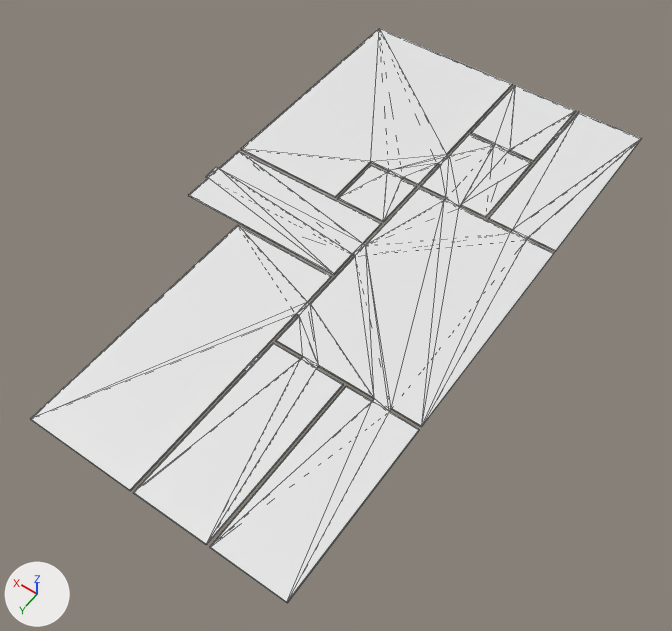
What one commit did to the OBJ model models/Floor_rotated.obj.
Rendered twice from a 50 mm lens placed at (-30.1, 47.3, 38.8), pointed at (-11.4, 21.0, -2.5). Every picture has the same lights, and +X, +Y and +Z are marked at lower left. The picture after the commit comes second. Mesh edges are drawn as thin lines. Where no turn or scale is listed for an object, it has been applied to the vertices.

The older version as bpy lines, for what is in view:
```python
me_extruded_001 = bpy.data.meshes.new('Extruded.001')
me_extruded_001.from_pydata(...)  # 180 vertices, 348 faces; spans x -19.8..0.0, y 0.2..36.4, z -0.1..0.0
ob_extruded_001 = bpy.data.objects.new('Extruded.001', me_extruded_001)
ob_extruded_001.location = (0.0, 0.0, 0.0)
```
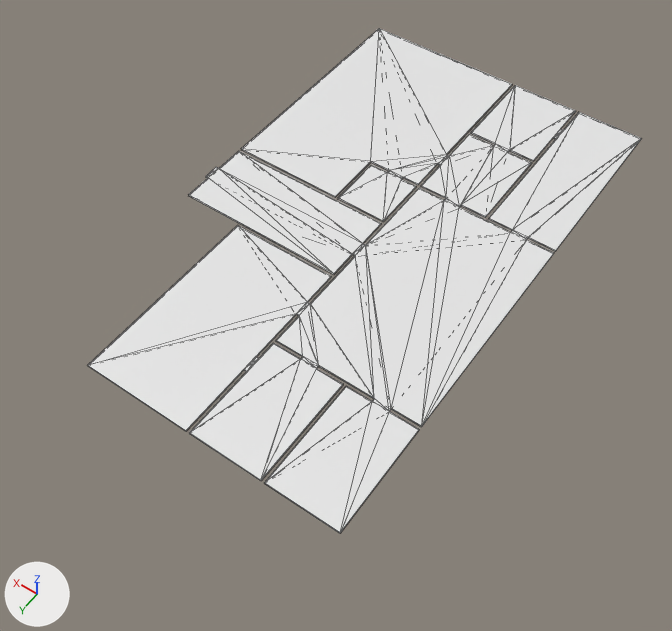
Diff of the bpy script that builds the scene:
```diff
--- a/models/Floor_rotated.obj.py
+++ b/models/Floor_rotated.obj.py
@@ me_extruded_001 @@
 # used by ob_extruded_001; location = (0.0, 0.0, 0.0)
-me_extruded_001.from_pydata(...)  # 180 vertices, 348 faces; spans x -19.8..0.0, y 0.2..36.4, z -0.1..0.0
+me_extruded_001.from_pydata(...)  # 180 vertices, 348 faces; spans x -19.8..0.0, y 0.2..32.5, z -0.1..0.0
+# me_extruded_001 part 1: all 12 vertices in x -19.8..-4.1, y 36.4, z -0.1..0.0 are moved by (0.0, -3.9, 0.0)
```

Pixel boxes (x1, y1, x2, y2) of what changed, in the pictures (672 x 631 px; the box of a moved part takes in the faces that stretch with it):
'Extruded.001', reshaped (9% narrower, 12% shorter): before (30, 28, 642, 603); after (88, 28, 642, 534)
part 1 of me_extruded_001, moved or reshaped: before (30, 225, 419, 603); after (88, 225, 419, 534)
